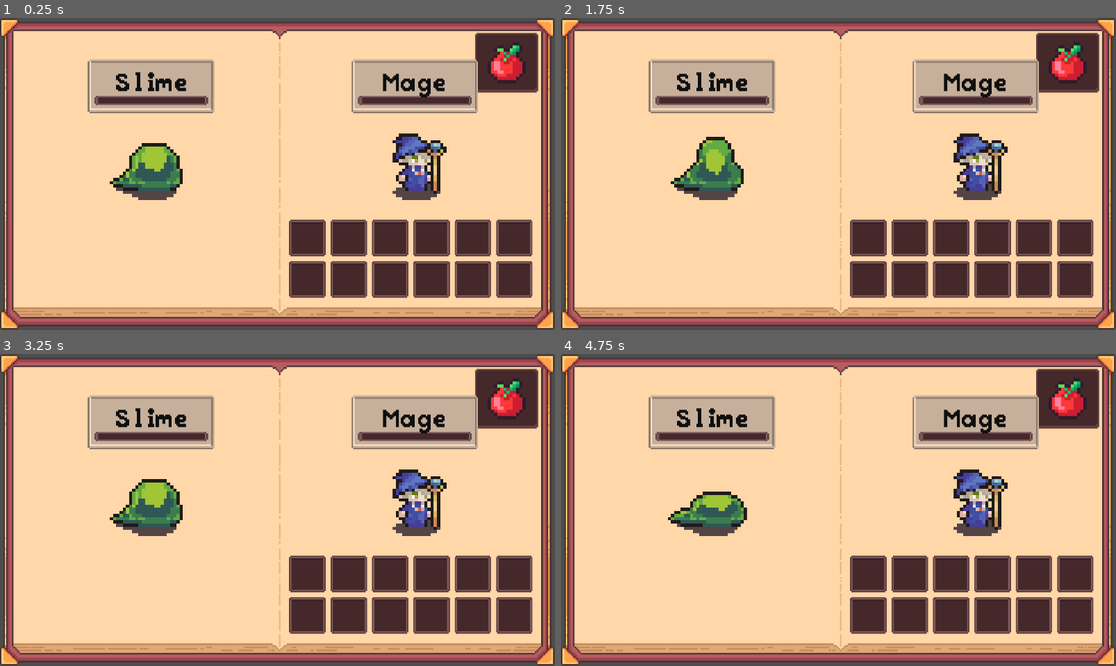
Above: before the commit, frames 1-4 (two rows, left to right).
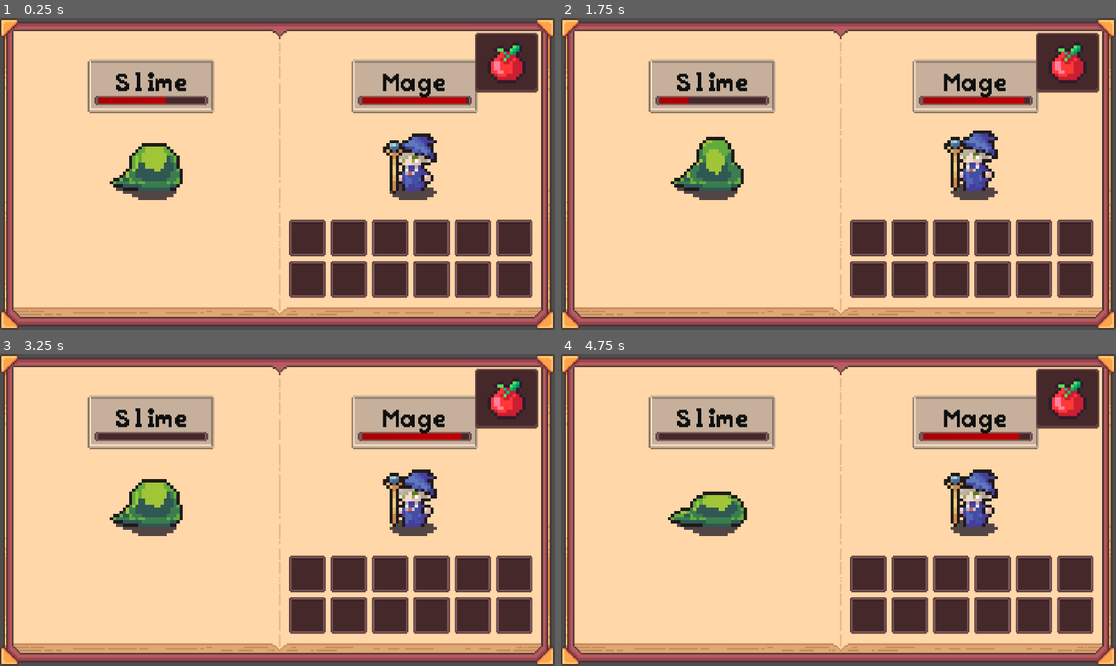
Above: after the commit, the same moments.

Repository: Blortlett/GodotIdle
Game: Godot game, scene res://Scenes/GuiNode.tscn
Two runs of this game, one before a commit and one after it. Both use one fixed random seed, a clock stepped at 60 frames per second and the inputs below.
Inputs (mouse positions are in pixels of both pictures, inside the frame that each line leads up to):
- Up to frame 1 (0.25 s): no input
- Up to frame 2 (1.75 s): click (1066, 61) at 0.5 s; click (1066, 61) at 1.25 s
- Up to frame 3 (3.25 s): click (505, 397) at 2 s
- Up to frame 4 (4.75 s): no input

The runs differ from the first frame. In frame 1, 2.0% of the frame differs, in the area x 17-87%, y 13-59%; in frame 2, 2.0%; in frame 3, 1.8%; in frame 4, 1.8%.

Commit message:
Player & enemy now fight eachother

Diff:
--- a/Character/UI/scrCharacterDisplayUI.gd
+++ b/Character/UI/scrCharacterDisplayUI.gd
@@ -9,9 +9,21 @@
 @export var CreatureInfoPanel: Control;
 @export var DisplaySprite: AnimatedSprite2D;
 @export var CreatureNameDisplay: Label;
+@export var CreatureHealthDisplay: TextureProgressBar;
+@export var IsPlayerDisplay: bool;
 
+func _ready() -> void:
+	# if player display, flip it to face enemy character
+	if (IsPlayerDisplay):
+		DisplaySprite.scale.x = -2;
 
 func SetCharacter(_Character: Character) -> void:
 	CurrentCharacter = _Character;
 	DisplaySprite.sprite_frames = _Character.Sprite;
+	DisplaySprite.play("Idle");
 	CreatureNameDisplay.text = _Character.Name;
+	CreatureHealthDisplay.value = (_Character.CurrentHealth / _Character.Health) * 100;
+
+func UpdateHealth(_PercentValue: float):
+	CreatureHealthDisplay.value = _PercentValue;
+	print_debug("Updated Health Display!: " + str(_PercentValue));
--- a/Inventory/UI/InventoryUI/nInventoryUI.tscn
+++ b/Inventory/UI/InventoryUI/nInventoryUI.tscn
@@ -104,6 +104,13 @@
 [node name="InvSlotUI12" parent="BookRightPageSprite/CharacterUI/InventoryGrid" instance=ExtResource("4_keych")]
 layout_mode = 2
 
+[node name="CharacterDisplay" parent="BookRightPageSprite/CharacterUI" instance=ExtResource("8_20xsb")]
+offset_left = 86.0
+offset_top = 88.0
+offset_right = 126.0
+offset_bottom = 128.0
+IsPlayerDisplay = true
+
 [node name="DebugMenu" parent="BookRightPageSprite/CharacterUI" instance=ExtResource("7_e8s8e")]
 layout_mode = 0
 anchors_preset = 0
@@ -117,12 +124,6 @@
 offset_bottom = 40.3049
 grow_horizontal = 1
 grow_vertical = 1
-
-[node name="CharacterDisplay" parent="BookRightPageSprite/CharacterUI" instance=ExtResource("8_20xsb")]
-offset_left = 86.0
-offset_top = 88.0
-offset_right = 126.0
-offset_bottom = 128.0
 
 [node name="BookLeftPageSprite" type="NinePatchRect" parent="."]
 texture_filter = 1
--- a/Inventory/UI/InventoryUI/scrINV_UI.gd
+++ b/Inventory/UI/InventoryUI/scrINV_UI.gd
@@ -37,3 +37,7 @@
 
 func SetEnemyUI(_Character: Character):
 	EnemyDisplay.SetCharacter(_Character);
+
+func UpdateCharacterHealthVisuals(_PlayerHealthPercent: float, _EnemyHealthPercent: float):
+	PlayerDisplay.UpdateHealth(_PlayerHealthPercent);
+	EnemyDisplay.UpdateHealth(_EnemyHealthPercent);
--- a/Scripts/scrCharacterRegister.gd
+++ b/Scripts/scrCharacterRegister.gd
@@ -11,5 +11,6 @@
 func _ready() -> void:
 	mActiveCharacter.InitCharacter();
 	mActiveEnemyCharacter.InitCharacter();
-	mInventoryUI.SetPlayerUI(mActiveCharacter)
-	mInventoryUI.SetEnemyUI(mActiveEnemyCharacter)
+	mInventoryUI.SetPlayerUI(mActiveCharacter);
+	mInventoryUI.SetEnemyUI(mActiveEnemyCharacter);
+	mCombatManager.BeginCombat();
--- a/Scripts/scrCombatManager.gd
+++ b/Scripts/scrCombatManager.gd
@@ -2,9 +2,9 @@
 
 class_name CombatManager;
 
-@onready var mCharacterRegister: CharacterRegister = $CharacterRegister;
+@onready var mCharacterRegister: CharacterRegister = get_node("../CharacterRegister");
+@onready var mInventoryUI: InventoryUI = get_node("../InventoryUI");
 
-var IsCombatPossible: bool = false;
 var IsCombatActive: bool = false;
 
 var PlayerAttackTimer: float;
@@ -21,18 +21,26 @@
 			PlayerAttackTimer = mCharacterRegister.mActiveCharacter.AttackSpeed;
 		if EnemyAttackTimer <= 0:
 			#Enemy attack here
-			ApplyAttackDamage(mCharacterRegister.mActiveCharacter, mCharacterRegister.mActiveEnemyCharacter)
+			ApplyAttackDamage(mCharacterRegister.mActiveEnemyCharacter, mCharacterRegister.mActiveCharacter)
 			# Reset Enemy attack timer
 			EnemyAttackTimer = mCharacterRegister.mActiveEnemyCharacter.AttackSpeed;
-
-
 func ApplyAttackDamage(Attacker: Character, Defender: Character):
 	#Calculate Damage
 	var AttackDamage = Attacker.Damage - Defender.Defense;
 	var MagicDamage = Attacker.MagicDamage - Defender.MagicDefense;
 	#Apply Damage
-	if AttackDamage < 0:
+	if AttackDamage > 0:
 		Defender.CurrentHealth -= AttackDamage;
-	if MagicDamage < 0:
+	if MagicDamage > 0:
 		Defender.CurrentHealth -= MagicDamage;
-	#Check if defender is dead
+
+	#Update Health UI
+	var PlayerHealthPercent = (mCharacterRegister.mActiveCharacter.CurrentHealth / mCharacterRegister.mActiveCharacter.Health) * 100;
+	var EnemyHealthPercent = (mCharacterRegister.mActiveEnemyCharacter.CurrentHealth / mCharacterRegister.mActiveEnemyCharacter.Health) * 100;
+	mInventoryUI.UpdateCharacterHealthVisuals(PlayerHealthPercent, EnemyHealthPercent);
+
+	#Debug output
+	print_debug(Attacker.Name + " Atttacked " + Defender.Name + " for " + str(AttackDamage + MagicDamage) + " damage!");
+
+func BeginCombat():
+	IsCombatActive = true;
--- a/UI/ActionUI/nActionUI.tscn
+++ b/UI/ActionUI/nActionUI.tscn
@@ -6,10 +6,17 @@
 [ext_resource type="FontFile" uid="uid://bhkd6t2hvac7k" path="res://Art/Fonts/PeaberryBase.ttf" id="4_cv8tj"]
 [ext_resource type="Script" uid="uid://b8d1riuq4m3fn" path="res://Character/UI/scrCharacterDisplayUI.gd" id="5_f38va"]
 
+[sub_resource type="Gradient" id="Gradient_f38va"]
+colors = PackedColorArray(0.672305, 1.76881e-06, 6.257e-07, 1, 0.773856, 2.23808e-06, 9.62615e-07, 1)
+
+[sub_resource type="GradientTexture1D" id="GradientTexture1D_8w0gs"]
+gradient = SubResource("Gradient_f38va")
+width = 67
+
 [sub_resource type="LabelSettings" id="LabelSettings_f38va"]
 font = ExtResource("4_cv8tj")
 
-[node name="CharacterDisplay" type="Control" node_paths=PackedStringArray("CreatureSpriteDisplay", "CreatureInfoPanel", "DisplaySprite", "CreatureNameDisplay")]
+[node name="CharacterDisplay" type="Control" node_paths=PackedStringArray("CreatureSpriteDisplay", "CreatureInfoPanel", "DisplaySprite", "CreatureNameDisplay", "CreatureHealthDisplay")]
 layout_mode = 3
 anchors_preset = 0
 offset_right = 40.0
@@ -19,6 +26,7 @@
 CreatureInfoPanel = NodePath("CreatureInfoDisplay")
 DisplaySprite = NodePath("CreatureDisplay/AnimatedSprite2D")
 CreatureNameDisplay = NodePath("CreatureInfoDisplay/CreatureName")
+CreatureHealthDisplay = NodePath("CreatureInfoDisplay/NinePatchHealthbar/TextureProgressBar")
 metadata/_custom_type_script = "uid://b8d1riuq4m3fn"
 
 [node name="CreatureDisplay" type="Control" parent="."]
@@ -91,6 +99,16 @@
 patch_margin_right = 3
 patch_margin_bottom = 3
 
+[node name="TextureProgressBar" type="TextureProgressBar" parent="CreatureInfoDisplay/NinePatchHealthbar"]
+texture_filter = 1
+layout_mode = 0
+offset_left = 3.0
+offset_top = 1.0
+offset_right = 70.0
+offset_bottom = 2.0
+scale = Vector2(1, 4)
+texture_progress = SubResource("GradientTexture1D_8w0gs")
+
 [node name="CreatureName" type="Label" parent="CreatureInfoDisplay"]
 self_modulate = Color(0.0605303, 0.0605303, 0.0605303, 1)
 texture_filter = 1
Not shown: 1 places in UI/ActionUI/nActionUI.tscn that only renumber resources
Not shown, added: Scenes/GuiNode.tscn7233873348.tmp
Not shown, added: Scenes/GuiNode.tscn7251021812.tmp
